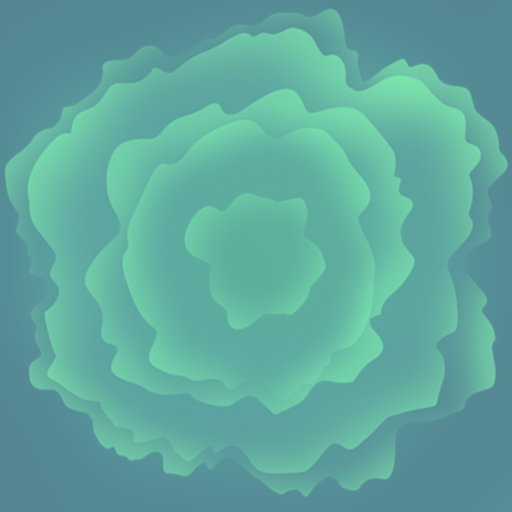
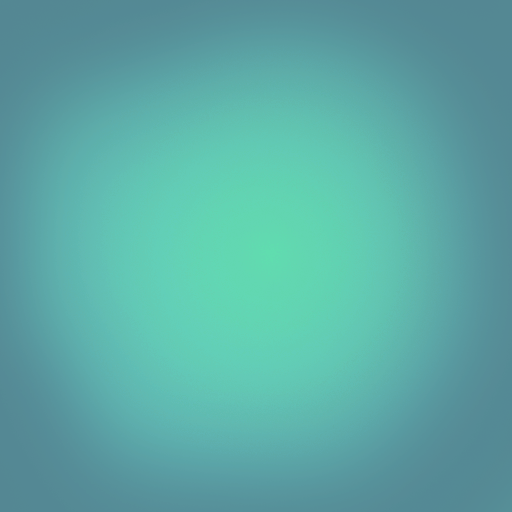
The second w=512, h=512 image is a revision of the first. Changes to its layers:
painted on "Layer 1", masked it over [left=0, top=0, right=512, bottom=512]
